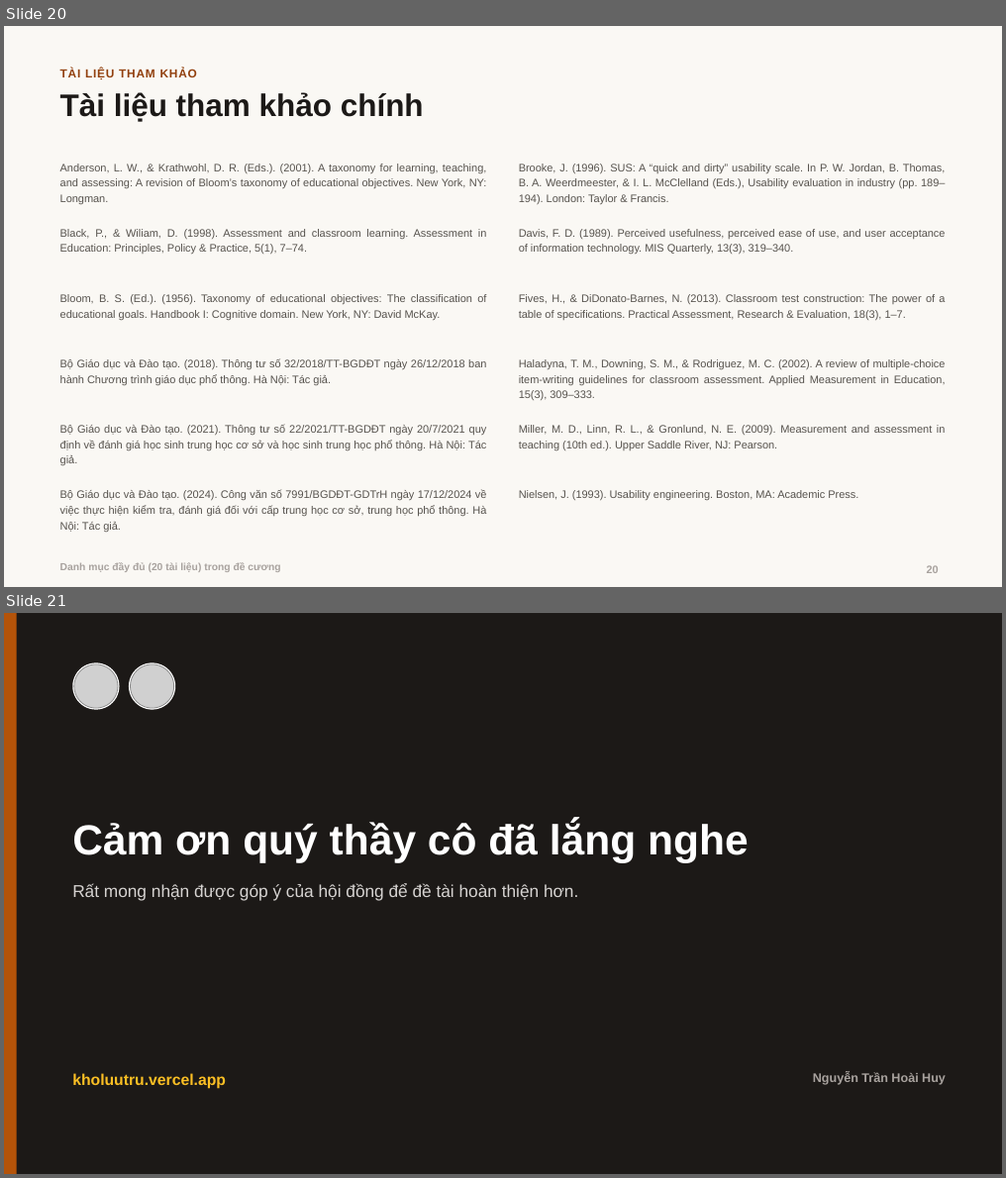
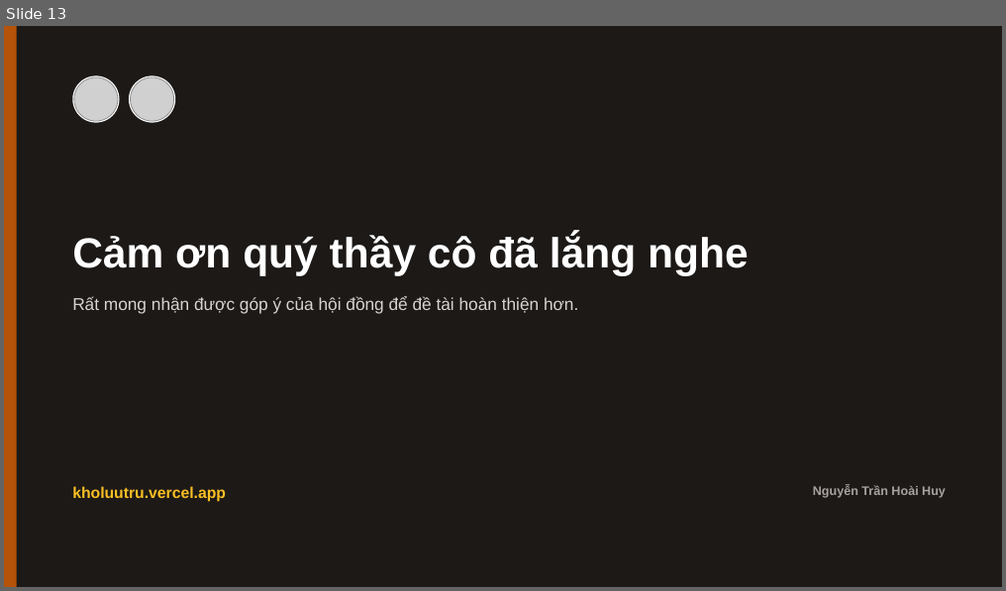
Before and after one commit to hoaihuy2609/kltn, a slide deck: tai-ve/Bao_cao_de_cuong.pptx. Shown one above the other, each under a label of ours: slides 20 and 21 before the commit, slide 13 after it. The pictures are 1006x1178 and 1006x591 pixels, drawn with LibreOffice and Linux fonts; fonts in the diff are those of the drawing; grey boxes stand for pictures; background and template pictures are left out. Boxes give left, top, right and bottom in pixels: in the first picture for what was removed or moved away, otherwise in the second. Text is boxed around its words. In the diff, an @@ line names an element or a change of style, - is before the commit and + after.

```diff
--- a/tai-ve/Bao_cao_de_cuong.pptx
+++ b/tai-ve/Bao_cao_de_cuong.pptx
@@ slide 20 removed at bbox=[4, 26, 1002, 587], background #FAF8F4 @@
@@ text removed at bbox=[60, 69, 197, 79] @@
-TÀI LIỆU THAM KHẢO
@@ title removed at bbox=[60, 92, 424, 122] @@
-Tài liệu tham khảo chính
@@ text removed at bbox=[60, 164, 487, 204] @@
-Anderson, L. W., & Krathwohl, D. R. (Eds.). (2001). A taxonomy for learning, teaching, and assessing: A revision of Bloom’s taxonomy of educational objectives. New York, NY: Longman.
@@ text removed at bbox=[519, 164, 945, 204] @@
-Brooke, J. (1996). SUS: A “quick and dirty” usability scale. In P. W. Jordan, B. Thomas, B. A. Weerdmeester, & I. L. McClelland (Eds.), Usability evaluation in industry (pp. 189–194). London: Taylor & Francis.
@@ text removed at bbox=[60, 229, 487, 254] @@
-Black, P., & Wiliam, D. (1998). Assessment and classroom learning. Assessment in Education: Principles, Policy & Practice, 5(1), 7–74.
@@ text removed at bbox=[519, 229, 945, 254] @@
-Davis, F. D. (1989). Perceived usefulness, perceived ease of use, and user acceptance of information technology. MIS Quarterly, 13(3), 319–340.
@@ text removed at bbox=[60, 294, 486, 320] @@
-Bloom, B. S. (Ed.). (1956). Taxonomy of educational objectives: The classification of educational goals. Handbook I: Cognitive domain. New York, NY: David McKay.
@@ text removed at bbox=[519, 294, 944, 320] @@
-Fives, H., & DiDonato-Barnes, N. (2013). Classroom test construction: The power of a table of specifications. Practical Assessment, Research & Evaluation, 18(3), 1–7.
@@ text removed at bbox=[60, 360, 486, 385] @@
-Bộ Giáo dục và Đào tạo. (2018). Thông tư số 32/2018/TT-BGDĐT ngày 26/12/2018 ban hành Chương trình giáo dục phổ thông. Hà Nội: Tác giả.
@@ text removed at bbox=[519, 360, 945, 400] @@
-Haladyna, T. M., Downing, S. M., & Rodriguez, M. C. (2002). A review of multiple-choice item-writing guidelines for classroom assessment. Applied Measurement in Education, 15(3), 309–333.
@@ text removed at bbox=[60, 425, 487, 467] @@
-Bộ Giáo dục và Đào tạo. (2021). Thông tư số 22/2021/TT-BGDĐT ngày 20/7/2021 quy định về đánh giá học sinh trung học cơ sở và học sinh trung học phổ thông. Hà Nội: Tác giả.
@@ text removed at bbox=[519, 425, 945, 451] @@
-Miller, M. D., Linn, R. L., & Gronlund, N. E. (2009). Measurement and assessment in teaching (10th ed.). Upper Saddle River, NJ: Pearson.
@@ text removed at bbox=[60, 490, 487, 532] @@
-Bộ Giáo dục và Đào tạo. (2024). Công văn số 7991/BGDĐT-GDTrH ngày 17/12/2024 về việc thực hiện kiểm tra, đánh giá đối với cấp trung học cơ sở, trung học phổ thông. Hà Nội: Tác giả.
@@ text removed at bbox=[519, 490, 858, 500] @@
-Nielsen, J. (1993). Usability engineering. Boston, MA: Academic Press.
@@ text removed at bbox=[60, 563, 280, 572] @@
-Danh mục đầy đủ (20 tài liệu) trong đề cương
@@ page number removed at bbox=[927, 566, 939, 573] @@
-20
@@ what was slide 21 is now slide 13 @@
```
Also in this commit, not shown: 9 slides changed, 2 slides added, 9 other slides removed, 4 other files.
